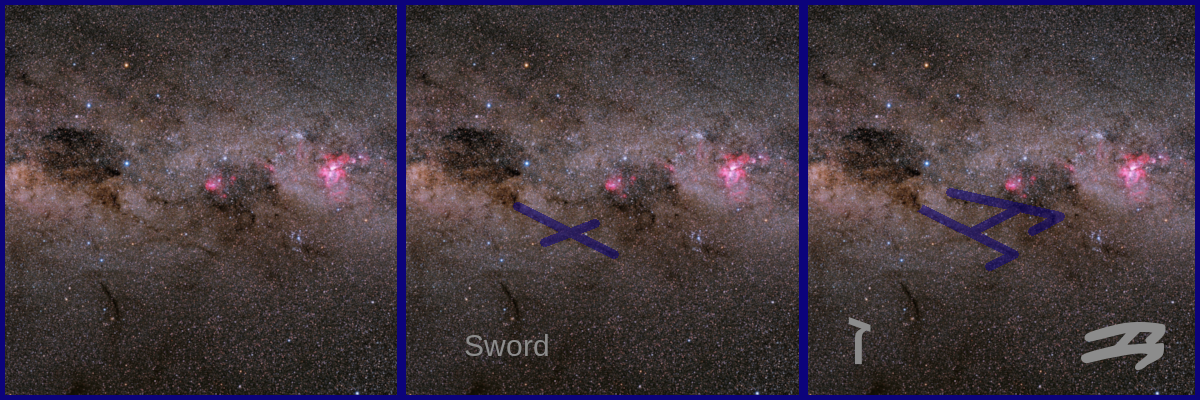
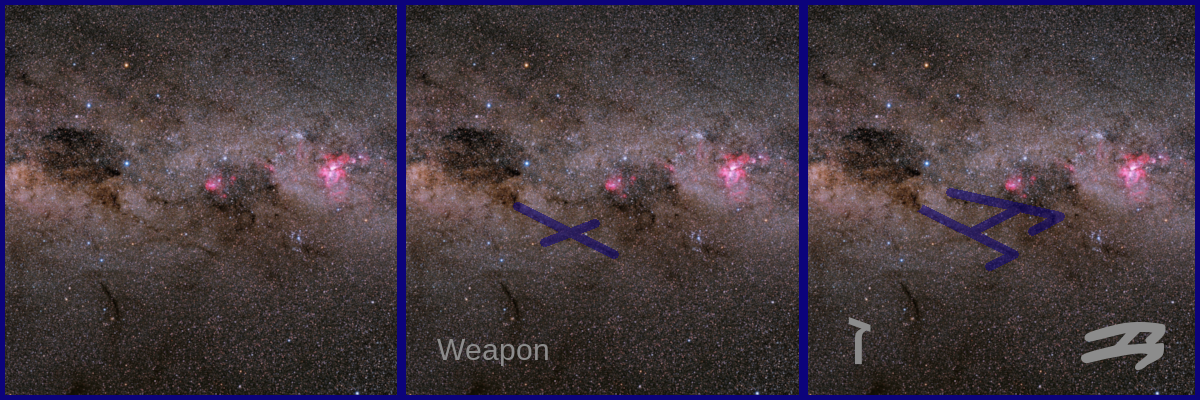
Layered file, before and after one edit (1200×400). Changes by layer:
renamed "Sword" to "Weapon", painted on it over 437, 334, 548, 366
